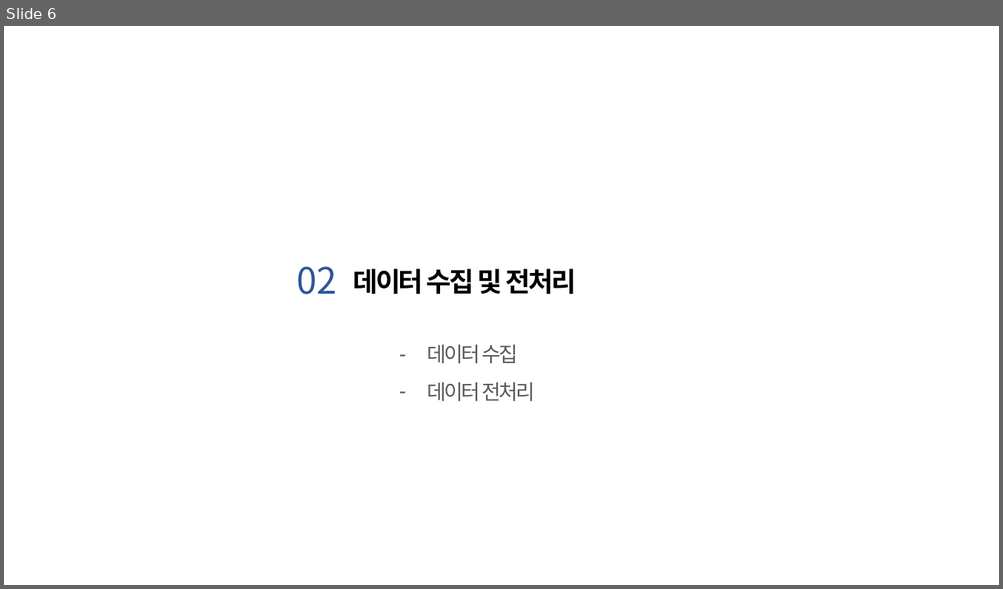
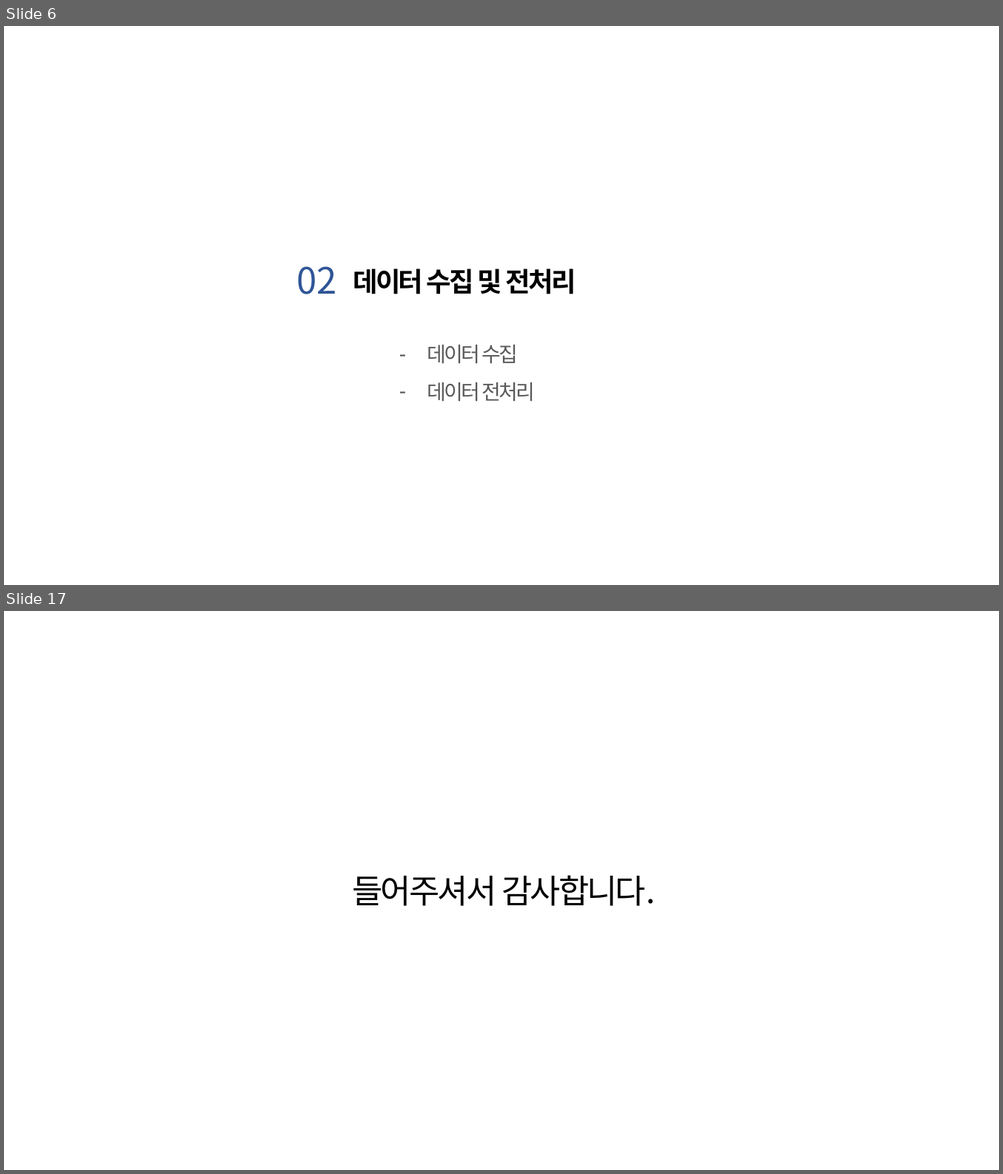
Before and after one commit to JYPark312/electronic_manufacture_2021, a slide deck: presentation.pptx. Shown one above the other, each under a label of ours: slide 6 before the commit, slides 6 and 17 after it; the slides between them are not shown. The pictures are 1003x589 and 1003x1174 pixels, drawn with LibreOffice and Linux fonts; fonts in the diff are those of the drawing. Boxes give left, top, right and bottom in pixels: in the first picture for what was removed or moved away, otherwise in the second. Text is boxed around its words. In the diff, an @@ line names an element or a change of style, - is before the commit and + after.

```diff
--- a/presentation.pptx
+++ b/presentation.pptx
@@ slide 17 added at (4, 611, 999, 1170), background #FFFFFF @@
@@ text added at (352, 875, 655, 906), 32 pt, text #000000 @@
+들어주셔서 감사합니다.
```
Also in this commit, not shown: 6 slides changed, 7 other slides added, 2 slides removed.
